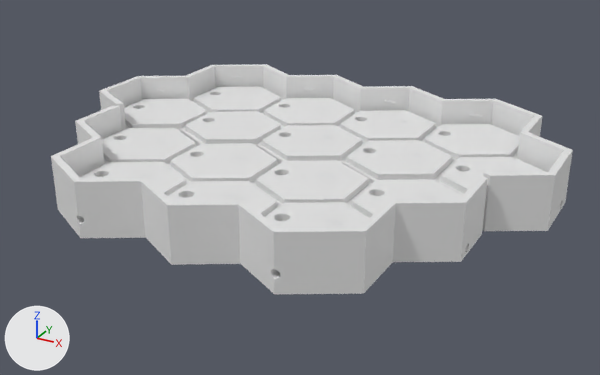
What one commit did to the Blender file jaiba-drum-hexa-tray-walls-2.blend.
Rendered twice from a 50 mm lens placed at (327.0, -579.0, 285.0), pointed at (12.0, -6.0, -2.0). Lighting does not change. The marker at lower left points along +X, +Y and +Z. The older version comes first.

Objects in the first picture: 'SensorBase_BL', 'SensorBase_BR', 'SensorBase_TL', 'SensorBase_TR'.
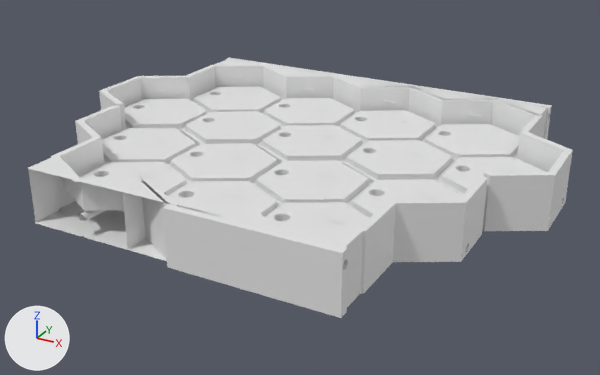
Changed parts and their boxes [x1, y1, x2, y2] in the pictures (600 x 375 px; the box of a moved part takes in the faces that stretch with it):
'SensorBase_BR', reshaped (18% taller)
    before: [141, 160, 488, 294]
    after: [141, 160, 488, 318]
'SensorBase_TR', reshaped
    before: [258, 86, 573, 231]
    after: [258, 79, 573, 231]
'SensorBase_BL', reshaped (10% wider, 17% taller)
    before: [51, 106, 280, 238]
    after: [28, 106, 280, 261]
'SensorBase_TL', reshaped (7% taller)
    before: [99, 64, 364, 147]
    after: [99, 58, 375, 147]
part 1 of me_sensorbase_tl_mesh_070, moved or reshaped (not visible afterwards)
    before: [287, 75, 364, 88]
part 2 of me_sensorbase_tr_mesh_084, built on
    after: [362, 79, 552, 139]
part 3 of me_sensorbase_bl_mesh_056, cut back
    before: [51, 157, 146, 238]
part 4 of me_sensorbase_br_mesh_070, built on
    before: [185, 197, 366, 294]

Patch to the scene script:
```diff
--- a/jaiba-drum-hexa-tray-walls-2.blend.py
+++ b/jaiba-drum-hexa-tray-walls-2.blend.py
@@ me_sensorbase_tl_mesh_070 @@
 # used by ob_sensorbase_tl; location = (0.0, 0.0, 0.0)
-me_sensorbase_tl_mesh_070.from_pydata(...)  # 638 vertices, 450 faces; spans x -219.0..0.0, y -14.0..171.0, z 0.0..46.0
+me_sensorbase_tl_mesh_070.from_pydata(...)  # 831 vertices, 615 faces; spans x -219.0..0.0, y -14.0..176.0, z 0.0..46.0
+# me_sensorbase_tl_mesh_070 part 1: 148 vertices moved from x -219.0..-42.0, y 33.0..149.0, z 0.0..18.0 to x -219.0..-42.0, y 33.0..146.0, z 4.0..18.0; 72 vertices removed from x -219.0..-42.0, y 34.0..171.0, z 0.0..46.0; 265 vertices added at x -219.0..0.0, y 32.0..176.0, z 0.0..46.0
@@ me_sensorbase_tr_mesh_084 @@
 # used by ob_sensorbase_tr; location = (0.0, 0.0, 0.0)
-me_sensorbase_tr_mesh_084.from_pydata(...)  # 752 vertices, 534 faces; spans x -42.0..219.0, y -14.0..171.0, z 0.0..46.0
+me_sensorbase_tr_mesh_084.from_pydata(...)  # 1078 vertices, 769 faces; spans x -42.0..219.0, y -14.0..176.0, z 0.0..46.0
+# me_sensorbase_tr_mesh_084 part 2: 56 vertices moved from x 8.0..104.0, y 106.0..118.0, z 0.0 to x 8.0..104.0, y 106.0..118.0, z 10.0; 8 vertices removed from x 8.0..102.0, y 107.0..117.0, z 0.0; 315 vertices added at x 0.0..177.0, y 105.0..176.0, z 0.0..46.0
+# other edits to the shape of me_sensorbase_tr_mesh_084 do not show in these pictures
@@ me_sensorbase_bl_mesh_056 @@
 # used by ob_sensorbase_bl; location = (0.0, 0.0, 0.0)
-me_sensorbase_bl_mesh_056.from_pydata(...)  # 508 vertices, 351 faces; spans x -177.0..0.0, y -171.0..9.0, z 0.0..46.0
+me_sensorbase_bl_mesh_056.from_pydata(...)  # 600 vertices, 421 faces; spans x -177.0..0.0, y -171.0..9.0, z 0.0..46.0
+# me_sensorbase_bl_mesh_056 part 3: 58 vertices moved from x -118.0..-80.0, y -171.0..-106.0, z 0.0..18.0 to x -118.0..-80.0, y -168.0..-106.0, z 10.0..18.0; 7 vertices removed from x -118.0..-84.0, y -171.0..-107.0, z 0.0..18.0; 75 vertices added at x -135.0..0.0, y -169.0..-105.0, z 0.0..46.0
+# other edits to the shape of me_sensorbase_bl_mesh_056 do not show in these pictures
@@ me_sensorbase_br_mesh_070 @@
 # used by ob_sensorbase_br; location = (0.0, 0.0, 0.0)
-me_sensorbase_br_mesh_070.from_pydata(...)  # 632 vertices, 445 faces; spans x -42.0..177.0, y -171.0..9.0, z 0.0..46.0
+me_sensorbase_br_mesh_070.from_pydata(...)  # 785 vertices, 572 faces; spans x -42.0..177.0, y -176.0..9.0, z 0.0..46.0
+# me_sensorbase_br_mesh_070 part 4: 86 vertices moved from x -34.0..88.0, y -171.0..-106.0, z 0.0..18.0 to x -34.0..88.0, y -168.0..-106.0, z 10.0..18.0; 10 vertices removed from x -34.0..84.0, y -171.0..-107.0, z 0.0..18.0; 147 vertices added at x -42.0..135.0, y -176.0..-105.0, z 0.0..46.0
+# other edits to the shape of me_sensorbase_br_mesh_070 do not show in these pictures
```
